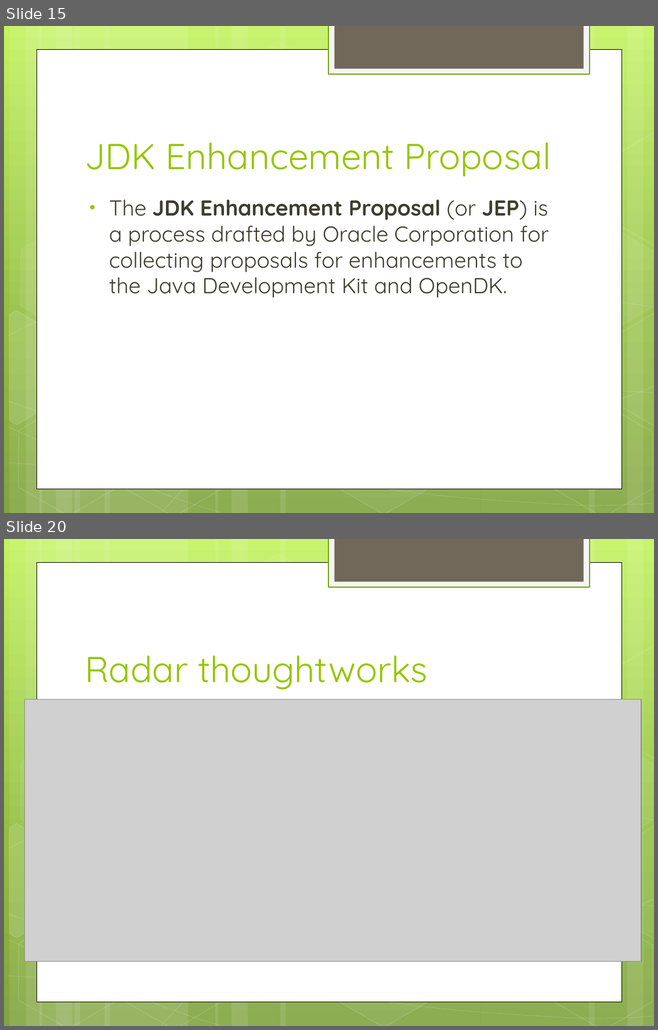
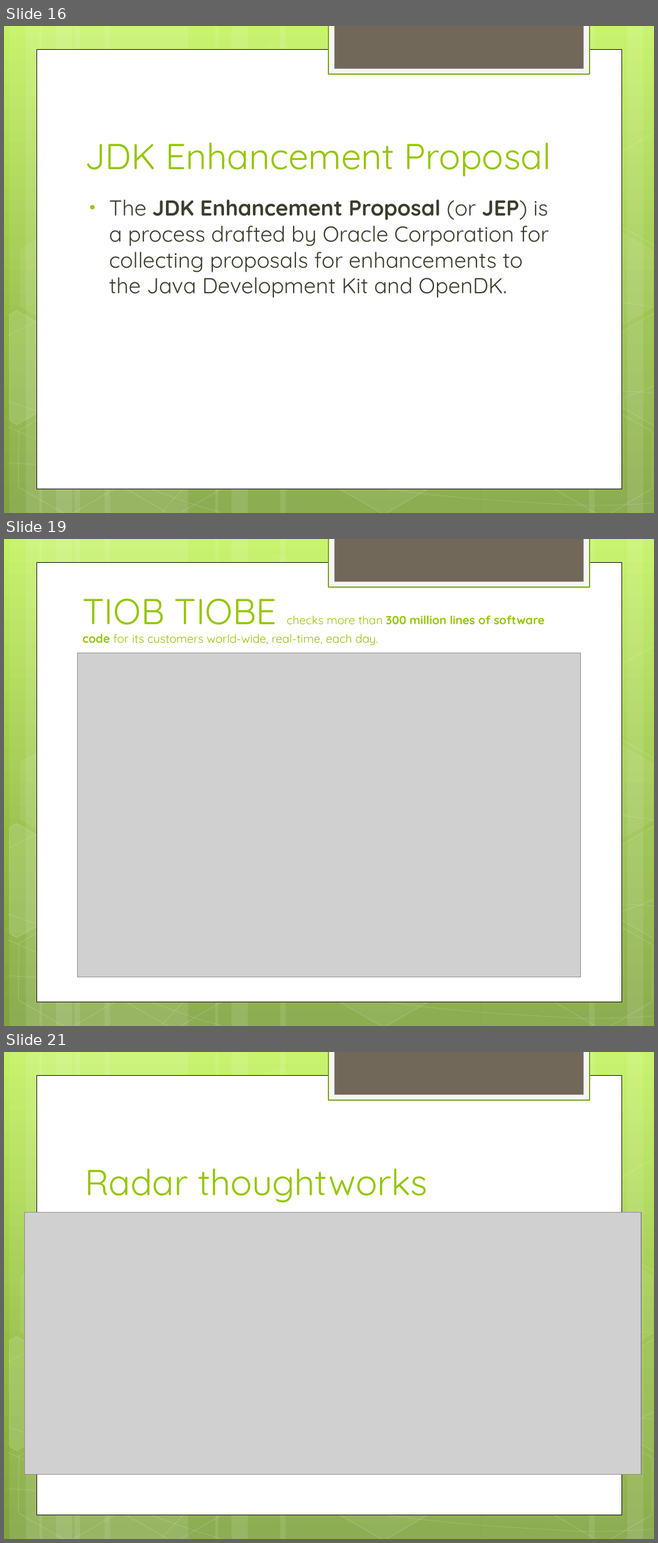
Before and after one commit to daividssilverio/altaperformance, a slide deck: doc/Alta Performance com Java.pptx. Shown one above the other, each under a label of ours: slides 15 and 20 before the commit, slides 16, 19 and 21 after it; the slides between them are not shown. The pictures are 658x1030 and 658x1543 pixels, drawn with LibreOffice and Linux fonts; fonts in the diff are those of the drawing; grey boxes stand for pictures. Boxes give left, top, right and bottom in pixels: in the first picture for what was removed or moved away, otherwise in the second. Text is boxed around its words. In the diff, an @@ line names an element or a change of style, - is before the commit and + after.

```diff
--- a/doc/Alta Performance com Java.pptx
+++ b/doc/Alta Performance com Java.pptx
@@ slide 19 added at [4, 539, 654, 1026], background gradient #C3F35F to #93BF3F to #81A53E; not listed: 31 template elements that a slide beside it also shows @@
@@ title added at [82, 599, 545, 645], 13 pt, text #94C600 @@
+TIOB TIOBE checks more than 300 million lines of software code for its customers world-wide, real-time, each day.
@@ picture added at [78, 653, 580, 977] @@
@@ what was slide 15 is now slide 16 @@
@@ what was slide 20 is now slide 21 @@
```
Also in this commit, not shown: 6 slides changed, 3 other slides added, 4 slides removed.
